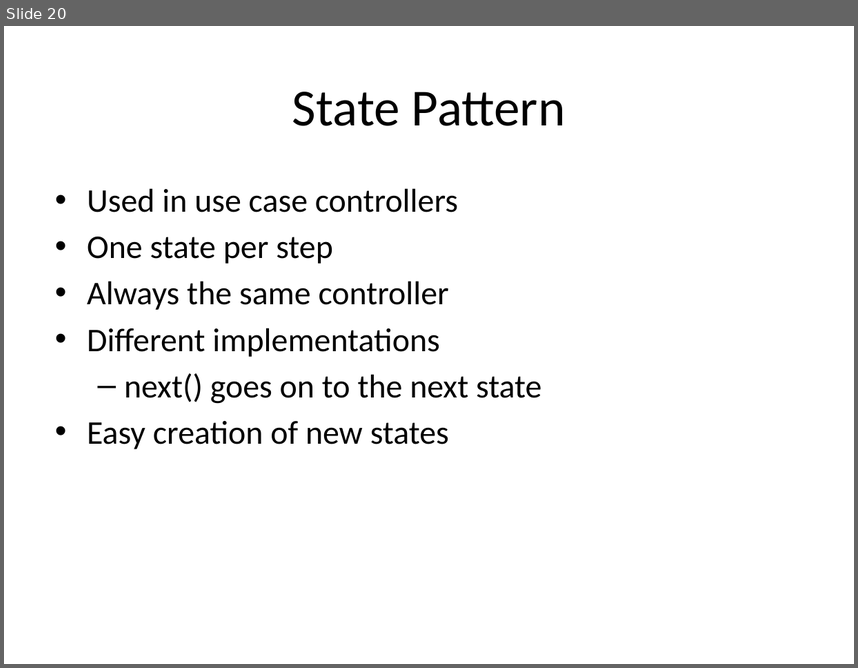
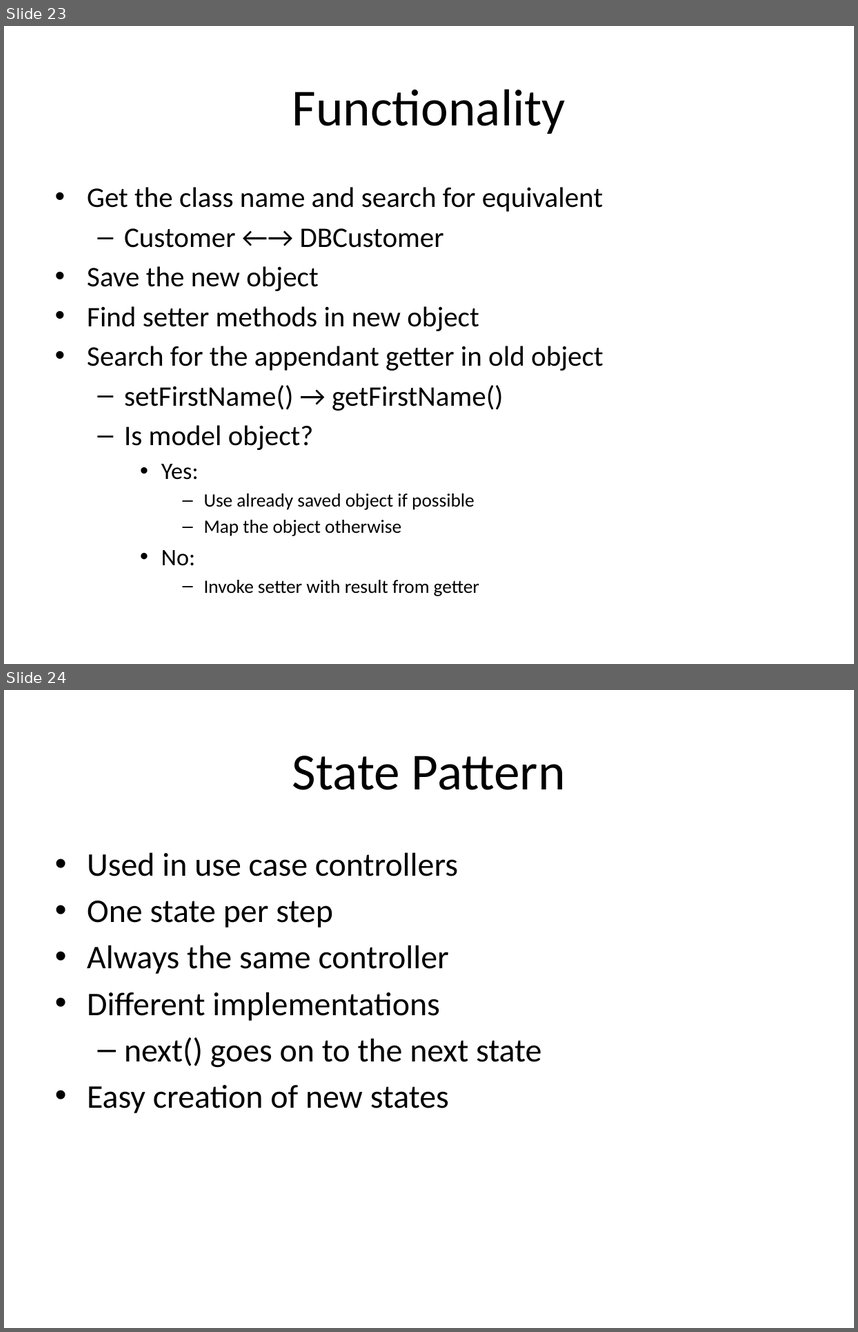
Before and after one commit to markusmo/HotelSoftware, a slide deck: Documentation/Praesentation/PresentationRoomanizer.pptx. Shown one above the other, each under a label of ours: slide 20 before the commit, slides 23 and 24 after it. The pictures are 858x668 and 858x1332 pixels, drawn with LibreOffice and Linux fonts; fonts in the diff are those of the drawing. Boxes give left, top, right and bottom in pixels: in the first picture for what was removed or moved away, otherwise in the second. Text is boxed around its words. In the diff, an @@ line names an element or a change of style, - is before the commit and + after.

```diff
--- a/Documentation/Praesentation/PresentationRoomanizer.pptx
+++ b/Documentation/Praesentation/PresentationRoomanizer.pptx
@@ slide 23 added at bbox=[4, 26, 854, 664], background #FFFFFF @@
@@ title added at bbox=[292, 89, 565, 134], 44 pt, text #000000 @@
+Functionality
@@ text added at bbox=[87, 187, 604, 596], 24 pt, text #000000 @@
+• Get the class name and search for equivalent
+  – Customer ←→ DBCustomer
+• Save the new object
+• Find setter methods in new object
+• Search for the appendant getter in old object
+  – setFirstName() → getFirstName()
+  – Is model object?
+    • Yes:
+      – Use already saved object if possible
+      – Map the object otherwise
+    • No:
+      – Invoke setter with result from getter
@@ what was slide 20 is now slide 24 @@
```
Also in this commit, not shown: 9 slides changed, 6 other slides added, 3 slides removed, 15 other files.
